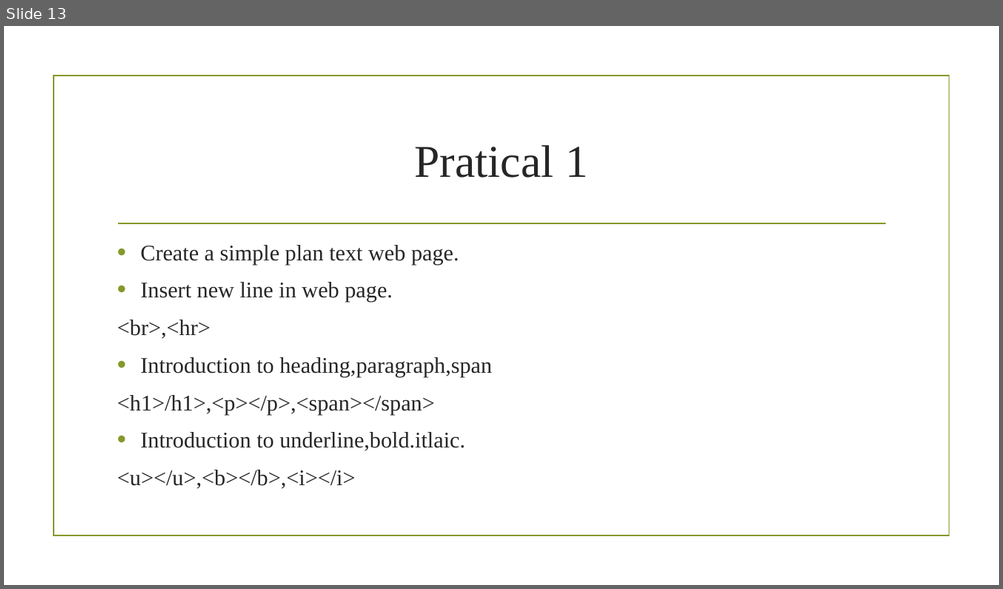
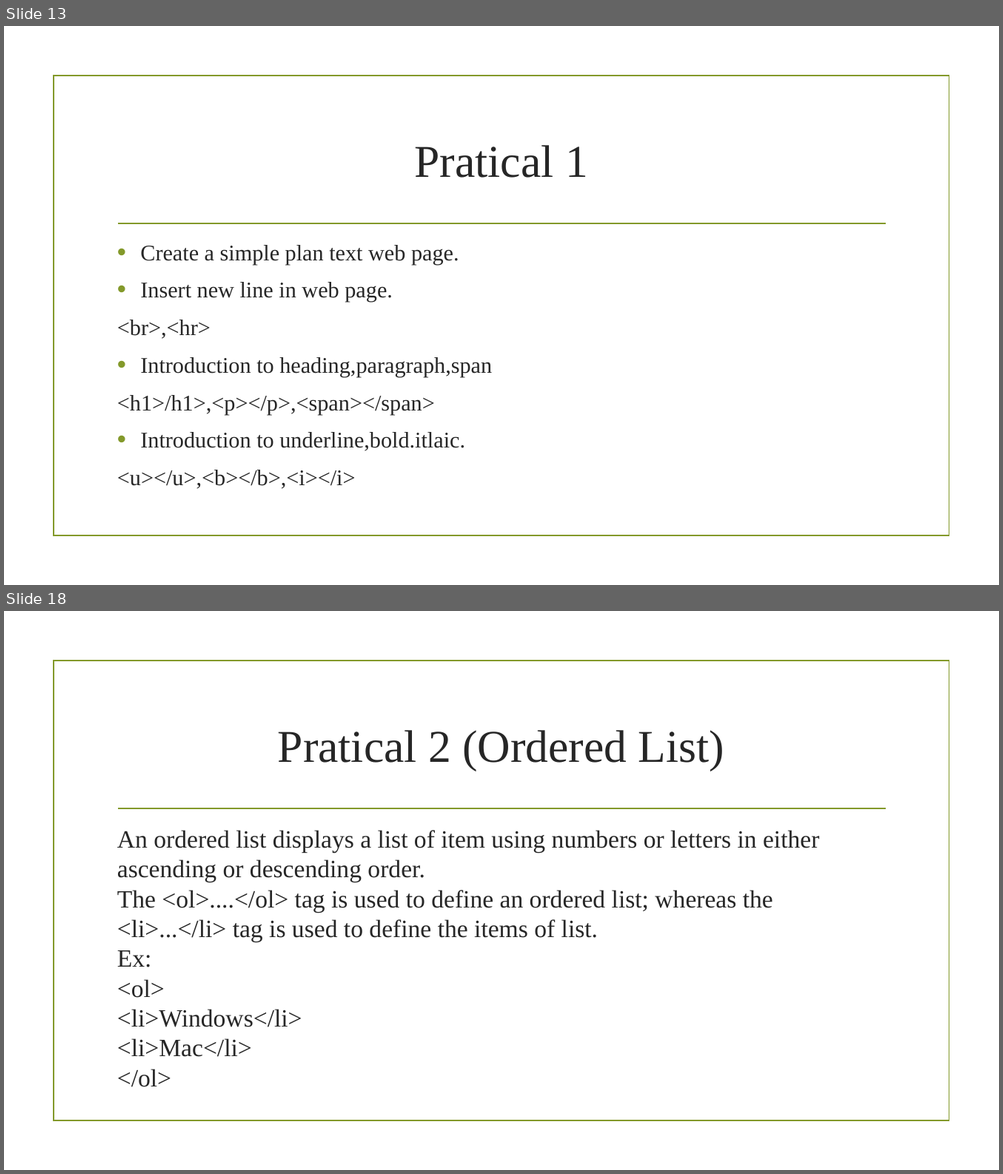
Before and after one commit to sagarshrestha81/FED, a slide deck: HTML.pptx. Shown one above the other, each under a label of ours: slide 13 before the commit, slides 13 and 18 after it; the slides between them are not shown. The pictures are 1003x589 and 1003x1174 pixels, drawn with LibreOffice and Linux fonts; fonts in the diff are those of the drawing; background and template pictures are left out. Boxes give left, top, right and bottom in pixels: in the first picture for what was removed or moved away, otherwise in the second. Text is boxed around its words. In the diff, an @@ line names an element or a change of style, - is before the commit and + after.

```diff
--- a/HTML.pptx
+++ b/HTML.pptx
@@ slide 18 added at (4, 611, 999, 1170), background picture (left out); not listed: 2 template elements that a slide beside it also shows @@
@@ title added at (278, 730, 724, 771), 44 pt, text #262626 @@
+Pratical 2 (Ordered List)
@@ text added at (117, 830, 819, 1088), 24 pt, text #262626 @@
+An ordered list displays a list of item using numbers or letters in either ascending or descending order.
+The <ol>....</ol> tag is used to define an ordered list; whereas the <li>...</li> tag is used to define the items of list.
+Ex:
+<ol>
+<li>Windows</li>
+<li>Mac</li>
+</ol>
```
Also in this commit, not shown: 3 slides changed, 6 other slides added, 2 other files.
